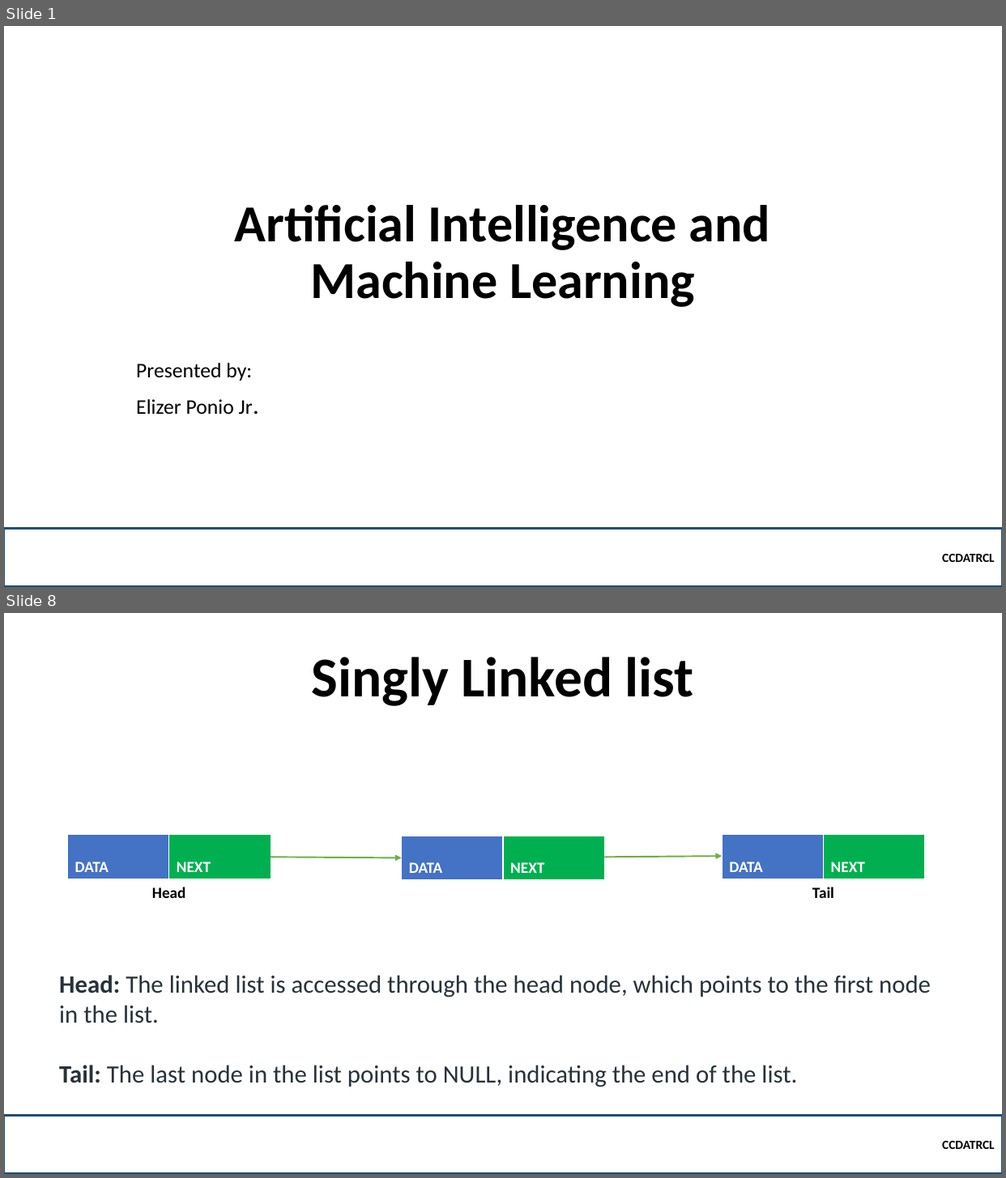
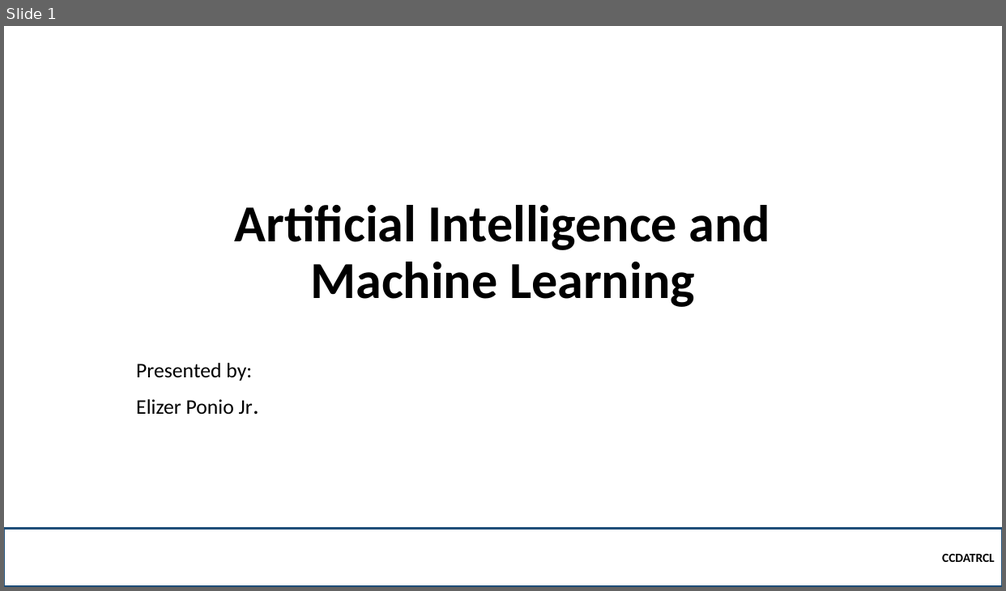
Before and after one commit to robitussin/CCINSYSL, a slide deck: 2 - Artificial Intelligence and Machine Learning/Introduction to Machine Learning.pptx. Shown one above the other, each under a label of ours: slides 1 and 8 before the commit, slide 1 after it; the slides between them are not shown. The pictures are 1006x1178 and 1006x591 pixels, drawn with LibreOffice and Linux fonts; fonts in the diff are those of the drawing; background and template pictures are left out. Boxes give left, top, right and bottom in pixels: in the first picture for what was removed or moved away, otherwise in the second. Text is boxed around its words. In the diff, an @@ line names an element or a change of style, - is before the commit and + after.

```diff
--- a/2 - Artificial Intelligence and Machine Learning/Introduction to Machine Learning.pptx
+++ b/2 - Artificial Intelligence and Machine Learning/Introduction to Machine Learning.pptx
@@ slide 8 removed at bbox=[4, 613, 1002, 1174], background picture (left out) @@
@@ title removed at bbox=[312, 657, 694, 706] @@
-Singly Linked list
@@ table removed at bbox=[68, 835, 271, 923], 2 rows, 2 columns @@
-DATA | NEXT
-Head | 
@@ table removed at bbox=[402, 836, 605, 924], 2 rows, 2 columns @@
-DATA | NEXT
- | 
@@ table removed at bbox=[722, 835, 926, 923], 2 rows, 2 columns @@
-DATA | NEXT
-Tail | 
@@ arrow removed from (270, 857) to (402, 858) @@
@@ arrow removed from (604, 857) to (722, 856) @@
@@ text removed at bbox=[59, 975, 931, 1088] @@
-Head: The linked list is accessed through the head node, which points to the first node in the list.
-Tail: The last node in the list points to NULL, indicating the end of the list.
@@ rectangle removed at bbox=[4, 1115, 1002, 1174] @@
-CCDATRCL
```
Also in this commit, not shown: 2 slides added, 10 other slides removed.
